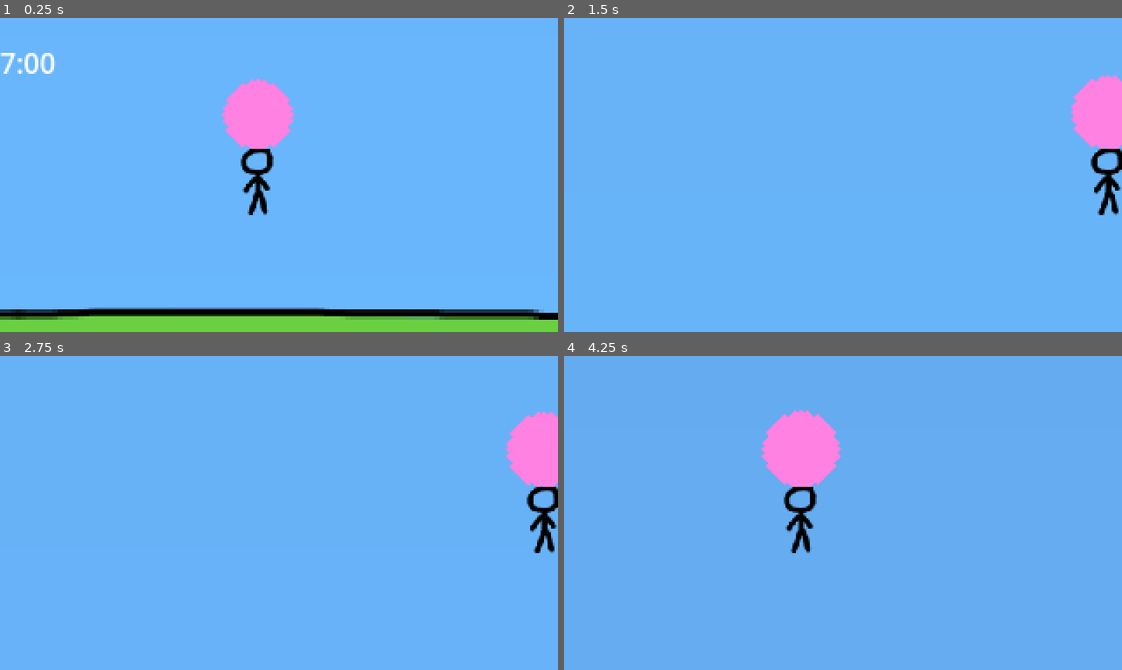
Above: before the commit, frames 1-4 (two rows, left to right).
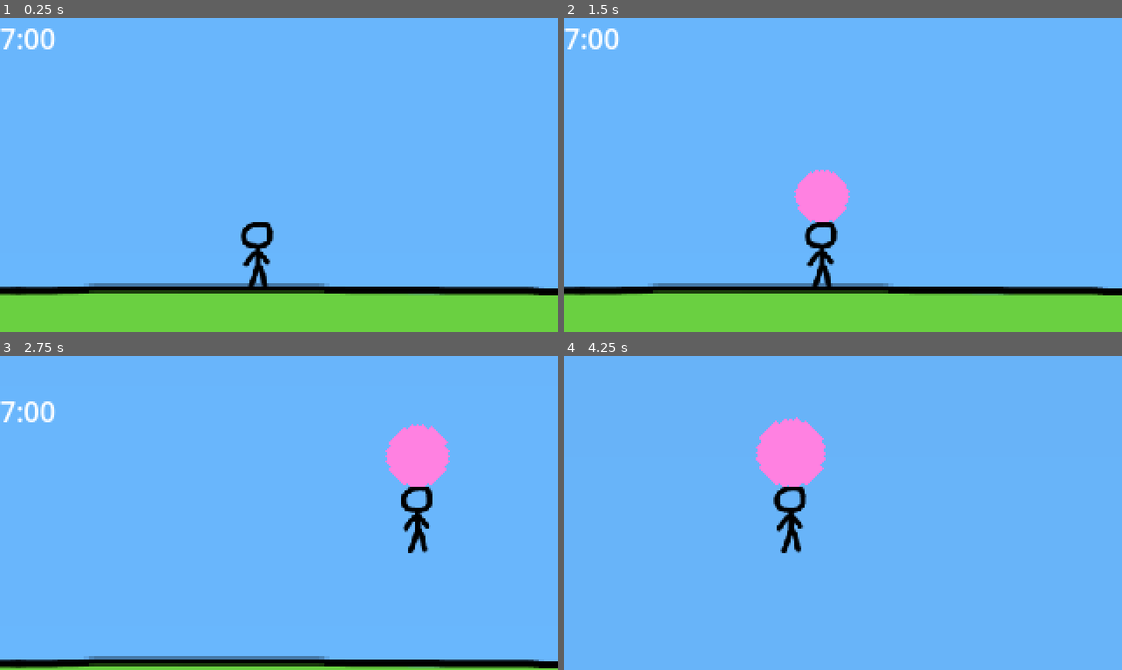
Above: after the commit, the same moments.

Repository: eagle-eye-scouter/GGJ_BubbleBlowing
Game: Godot game, scene res://scenes/scroll_world.tscn
Same seed, same stepped clock (60 frames per second), same inputs: the game is played once before the commit and once after it.
Inputs:
- Up to frame 1 (0.25 s): no input
- Up to frame 2 (1.5 s): tap Enter (ui_accept) at 0.5, 0.77 s; hold D (player_right) 0.53-1.28 s; hold Space (player_breath) 0.53-1.28 s; hold S (player_down) from 1.28 s (still down); tap Space (player_breath) at 1.35 s
- Up to frame 3 (2.75 s): tap Enter (ui_accept) at 1.52 s; release S (player_down) at 2.03 s; hold D (player_right) from 2.03 s (still down); hold Space (player_breath) from 2.03 s (still down)
- Up to frame 4 (4.25 s): release D (player_right) at 2.78 s; release Space (player_breath) at 2.78 s; hold W (player_up) 2.78-3.53 s; tap Space (player_breath) at 2.85 s; tap Enter (ui_accept) at 3.02, 3.77 s; hold A (player_left) from 3.53 s (still down); hold Space (player_breath) from 3.53 s (still down)

The runs differ from the first frame. In frame 1, 14% of the frame differs, in the area x 0-100%, y 3-97%; in frame 2, 19%, in the area x 0-100%, y 3-100%; in frame 3, 8.9%; in frame 4, 1.9%.

Commit message:
Implement Start to Alive state

Diff:
--- a/scripts/player.gd
+++ b/scripts/player.gd
@@ -10,9 +10,10 @@
 const INFLATE_SPEED : float = 0.01
 const DECELLERATION : float = 0.90
 const DECCELERATION_RATE := Vector2(DECELLERATION, DECELLERATION)
+const BUBBLE_VOLUME_START_THRESHOLD : float = 0.5
 const LEVITY : float = 4000.0
 
-var state := State.ALIVE
+var state := State.START
 @onready var bubble : GumBubble = $Bubble
 @onready var sprite : Sprite2D = $Sprite
 
@@ -21,6 +22,7 @@
 	ALIVE,
 	DEAD
 }
+
 
 # Called when the node enters the scene tree for the first time.
 func _ready() -> void:
@@ -34,6 +36,9 @@
 	match state:
 		State.DEAD:
 			_handle_death_animation(delta)
+		State.START:
+			if bubble.volume >= BUBBLE_VOLUME_START_THRESHOLD:
+				state = State.ALIVE
 		_:
 			_handle_movement(delta)
 
@@ -43,7 +48,7 @@
 	linear_velocity *= DECCELERATION_RATE
 
 	## Get the raw input direction
-	var vector : Vector2 = Input.get_vector("player_left", "player_right", "player_up", "player_down")
+	var vector : Vector2 = Input.get_vector("player_left", "player_right", "dummy", "player_down")
 
 	## Scale the input direction by delta (which is the difference in time between cycles)
 	vector = vector * delta
--- a/scripts/player_bubble.gd
+++ b/scripts/player_bubble.gd
@@ -4,7 +4,7 @@
 const MAX_RADIUS = 100
 const MAX_VOLUME = 100
 const SCALING_FACTOR := 0.5
-@export var volume = 1
+@export var volume = 0
 var deflate_factor = 0.75 ## Multiplicative rate of decay per second
 const SWALLOW_THRESHOLD = 0.001
 
